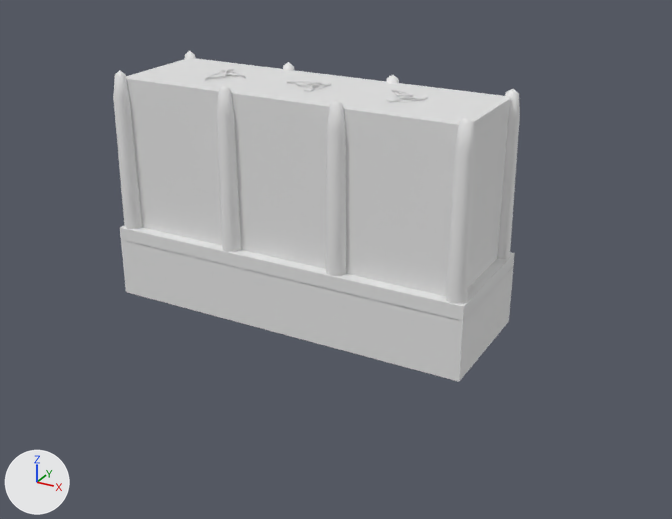
A saved change to the COLLADA model art/meshes/structural/pukara/wall_long.dae.
One viewpoint serves both versions: a camera (50 mm lens) standing at (27.8, -47.5, 23.6) and looking at (1.7, 0.0, -0.1). The lights are fixed; the arrows at lower left show +X, +Y and +Z. The older version comes first.

The first picture shows 'wall_long'.
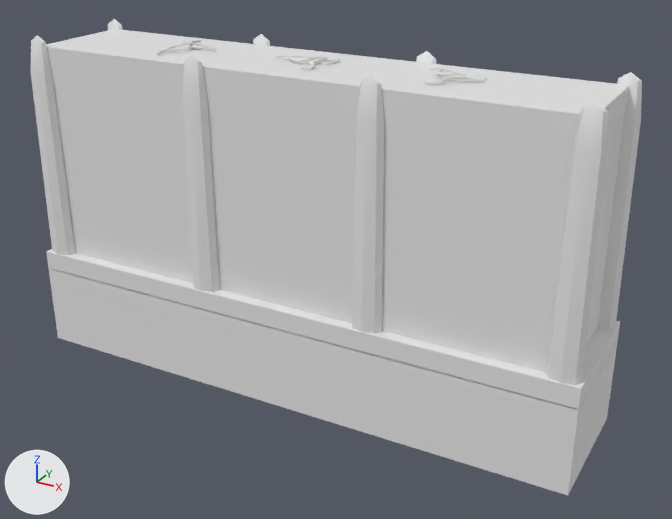
Location of each change, (x1, y1, x2, y2) in pixels of the pictures (672 x 519 px; the box of a moved part takes in the faces that stretch with it):
'wall_long', reshaped, rescaled (50% wider, 44% taller)
    before: (113, 51, 520, 381)
    after: (31, 19, 642, 495)
part 1 of me_cubo_126, moved or reshaped
    before: (221, 69, 245, 77)
    after: (183, 41, 216, 51)
part 2 of me_cubo_126, moved or reshaped
    before: (205, 69, 234, 80)
    after: (157, 40, 201, 55)
part 3 of me_cubo_126, moved or reshaped
    before: (211, 71, 225, 76)
    after: (167, 43, 187, 49)
part 4 of me_cubo_126, moved or reshaped
    before: (386, 97, 428, 102)
    after: (424, 76, 487, 84)
part 5 of me_cubo_126, moved or reshaped
    before: (395, 99, 422, 101)
    after: (440, 79, 480, 83)
part 6 of me_cubo_126, moved or reshaped
    before: (392, 90, 414, 98)
    after: (430, 67, 466, 78)
part 7 of me_cubo_126, moved or reshaped
    before: (304, 82, 331, 91)
    after: (301, 57, 340, 69)
part 8 of me_cubo_126, moved or reshaped
    before: (313, 84, 329, 90)
    after: (313, 60, 337, 68)
part 9 of me_cubo_126, moved or reshaped
    before: (287, 81, 323, 85)
    after: (275, 55, 328, 62)
part 10 of me_cubo_126, moved or reshaped
    before: (297, 81, 312, 83)
    after: (291, 56, 311, 58)
part 11 of me_cubo_126, moved or reshaped
    before: (497, 89, 520, 259)
    after: (597, 72, 642, 328)
part 12 of me_cubo_126, moved or reshaped
    before: (446, 117, 475, 304)
    after: (546, 101, 608, 385)
part 13 of me_cubo_126, moved or reshaped
    before: (184, 51, 196, 59)
    after: (108, 19, 123, 30)
part 14 of me_cubo_126, moved or reshaped
    before: (113, 70, 142, 229)
    after: (31, 35, 75, 255)
part 15 of me_cubo_126, moved or reshaped
    before: (283, 62, 294, 71)
    after: (253, 34, 270, 46)
part 16 of me_cubo_126, moved or reshaped
    before: (217, 84, 241, 252)
    after: (183, 54, 220, 292)
part 17 of me_cubo_126, moved or reshaped
    before: (386, 75, 399, 84)
    after: (416, 51, 436, 64)
part 18 of me_cubo_126, moved or reshaped
    before: (326, 99, 346, 276)
    after: (352, 75, 384, 334)
part 19 of me_cubo_126, moved or reshaped
    before: (120, 58, 515, 381)
    after: (46, 30, 629, 495)

Diff of the bpy script that builds the scene:
```diff
--- a/art/meshes/structural/pukara/wall_long.dae.py
+++ b/art/meshes/structural/pukara/wall_long.dae.py
@@ me_cubo_126 @@
 # used by ob_wall_long; location = (0.0, 0.0, 0.0); scale = (3.01, 3.01, 3.01)
-me_cubo_126.from_pydata(...)  # 596 vertices, 1052 faces; spans x -4.06..3.99, y -1.42..1.38, z -1.27..3.73
+me_cubo_126.from_pydata(...)  # 596 vertices, 1052 faces; spans x -19.08..18.8, y -4.44..4.25, z -9.06..12.82
+# me_cubo_126 part 1: the loose piece of 54 vertices spanning x -2.35..-1.58, y 0.0..0.34, z 3.58..3.62 is scaled about its middle by 4.37, then moved by (-6.64, 0.57, 8.64)
+# me_cubo_126 part 2: the loose piece of 54 vertices spanning x -2.22..-1.95, y -0.56..0.24, z 3.58..3.67 is scaled about its middle by 4.37, then moved by (-7.03, -0.54, 8.72)
+# me_cubo_126 part 3: the loose piece of 8 vertices spanning x -2.21..-2.08, y -0.44..0.14, z 3.6..3.66 is scaled about its middle by 4.37, then moved by (-7.23, -0.5, 8.73)
+# me_cubo_126 part 4: the loose piece of 54 vertices spanning x 1.83..2.44, y -0.37..0.2, z 3.58..3.62 is scaled about its middle by 4.37, then moved by (7.19, -0.28, 8.64)
+# me_cubo_126 part 5: the loose piece of 8 vertices spanning x 1.97..2.41, y -0.34..0.07, z 3.59..3.61 is scaled about its middle by 4.37, then moved by (7.37, -0.45, 8.64)
+# me_cubo_126 part 6: the loose piece of 54 vertices spanning x 1.58..2.23, y -0.11..0.41, z 3.58..3.67 is scaled about its middle by 4.37, then moved by (6.43, 0.51, 8.72)
+# me_cubo_126 part 7: the loose piece of 54 vertices spanning x 0.05..0.31, y -0.42..0.39, z 3.58..3.62 is scaled about its middle by 4.37, then moved by (0.6, -0.06, 8.64)
+# me_cubo_126 part 8: the loose piece of 8 vertices spanning x 0.19..0.29, y -0.32..0.27, z 3.59..3.61 is scaled about its middle by 4.37, then moved by (0.81, -0.08, 8.64)
+# me_cubo_126 part 9: the loose piece of 54 vertices spanning x -0.56..0.26, y -0.1..0.12, z 3.58..3.67 is scaled about its middle by 4.37, then moved by (-0.52, 0.04, 8.72)
+# me_cubo_126 part 10: the loose piece of 8 vertices spanning x -0.46..0.14, y 0.09..0.1, z 3.6..3.66 is scaled about its middle by 4.37, then moved by (-0.53, 0.32, 8.73)
+# me_cubo_126 part 11: the loose piece of 25 vertices spanning x 3.55..3.97, y 0.94..1.37, z 0.29..3.73 is scaled about its middle by (4.71, 3.1, 4.37), then moved by (13.94, 2.39, 3.29)
+# me_cubo_126 part 12: the loose piece of 25 vertices spanning x 3.55..3.97, y -1.41..-0.98, z 0.29..3.73 is scaled about its middle by (4.71, 3.1, 4.37), then moved by (13.94, -2.55, 3.29)
+# me_cubo_126 part 13: the loose piece of 25 vertices spanning x -4.03..-3.62, y 0.94..1.37, z 0.29..3.73 is scaled about its middle by (4.71, 3.1, 4.37), then moved by (-14.17, 2.39, 3.29)
+# me_cubo_126 part 14: the loose piece of 25 vertices spanning x -4.03..-3.62, y -1.41..-0.98, z 0.29..3.73 is scaled about its middle by (4.71, 3.1, 4.37), then moved by (-14.17, -2.55, 3.29)
+# me_cubo_126 part 15: the loose piece of 25 vertices spanning x -1.42..-1.01, y 0.94..1.37, z 0.29..3.73 is scaled about its middle by (4.71, 3.1, 4.37), then moved by (-4.5, 2.39, 3.29)
+# me_cubo_126 part 16: the loose piece of 25 vertices spanning x -1.42..-1.01, y -1.41..-0.98, z 0.29..3.73 is scaled about its middle by (4.71, 3.1, 4.37), then moved by (-4.5, -2.55, 3.29)
+# me_cubo_126 part 17: the loose piece of 25 vertices spanning x 1.04..1.45, y 0.94..1.37, z 0.29..3.73 is scaled about its middle by (4.71, 3.1, 4.37), then moved by (4.62, 2.39, 3.29)
+# me_cubo_126 part 18: the loose piece of 25 vertices spanning x 1.04..1.45, y -1.41..-0.98, z 0.29..3.73 is scaled about its middle by (4.71, 3.1, 4.37), then moved by (4.62, -2.55, 3.29)
+# me_cubo_126 part 19: 24 of 596 vertices moved; they spanned x -4.06..3.99, y -1.42..1.38, z -1.27..3.57 and now span x -19.08..18.8, y -4.44..4.25, z -9.06..12.1; mean shift (-0.11, -0.07, -1.87); largest move (-4.06, -1.42, -1.27) -> (-19.08, -4.44, -9.06)
+# other edits to the shape of me_cubo_126 do not show in these pictures
 me_cubo_126.materials.append(mat_texturas_tiahuanaco)
@@ ob_wall_long @@
 ob_wall_long.location = (0.0, 0.0, 0.0)
-ob_wall_long.scale = (3.01, 3.01, 3.01)
```
